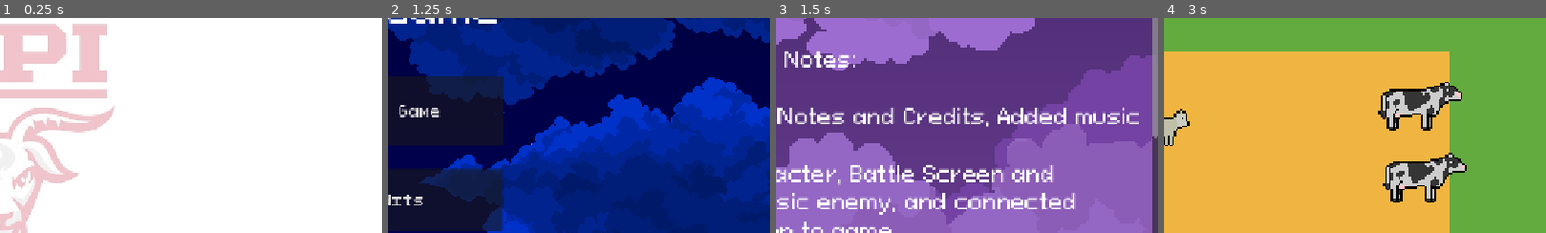
Above: before the commit, frames 1-4 (left to right).
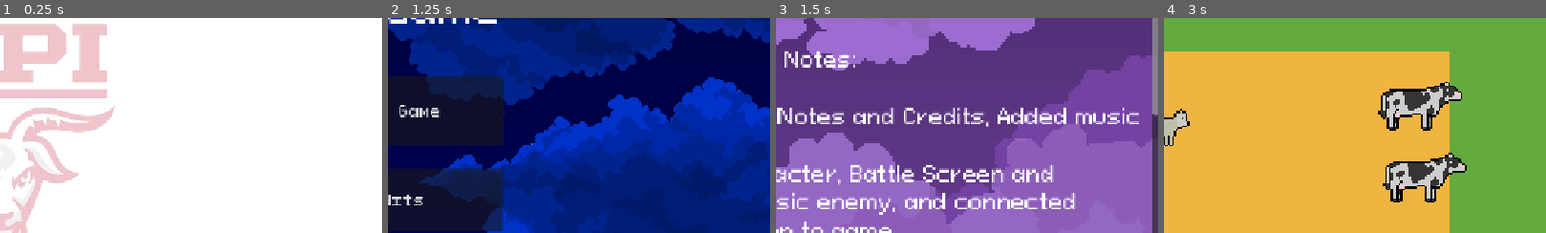
Above: after the commit, the same moments.

Repository: teagan-git-hub/goat_game
Game: Godot game, scene res://Scenes/mainmenu/splash_screen.tscn
Two runs of this game, one before a commit and one after it. Both use one fixed random seed, a clock stepped at 60 frames per second and the inputs below.
Inputs:
- Up to frame 1 (0.25 s): no input
- Up to frame 2 (1.25 s): tap Enter at 0.5 s; hold Right (right) from 0.53 s (still down); tap Space at 0.77 s
- Up to frame 3 (1.5 s): release Right (right) at 1.25 s; click "Version Notes" at 1.25 s
- Up to frame 4 (3 s): click "Back to Menu" at 2 s; click "Start Game" at 2.75 s
The pictures show only the part of the screen within x 50-100%, y 20-70%; the shares and areas given below are measured in that part.

Frames 1-2 are identical in both runs. In frame 3, 0.2% of the frame differs, in the area x 98-100%, y 44-56%; in frame 4, nothing differs.

Commit message:
Update version notes for 4.0
Added the 4.0 changelog entry to the main menu version notes, documenting the tilemap-based world, updated collision and scenery, improved combat visuals, and minor bug fixes.

Diff:
--- a/Scenes/mainmenu/versionnotes.tscn
+++ b/Scenes/mainmenu/versionnotes.tscn
@@ -49,6 +49,10 @@
 3.0 - Added combat system, new enemy types, world design,
 and some bug fixes
 
+4.0 - Applied Tilemap to create world, Re-made collision for
+world scenary and enemies, better visual elements for combat,
+fixed minor coding errors
+
 
 
 
